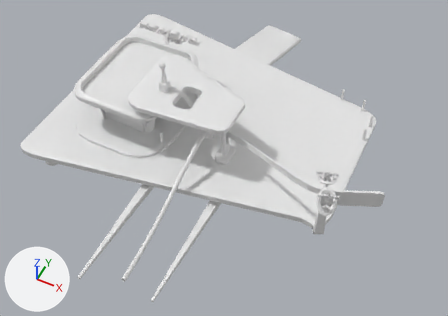
One commit to the FBX model Assets/Modelos/Gasolinera/Gasolinera.fbx: the scene before it, then after it.
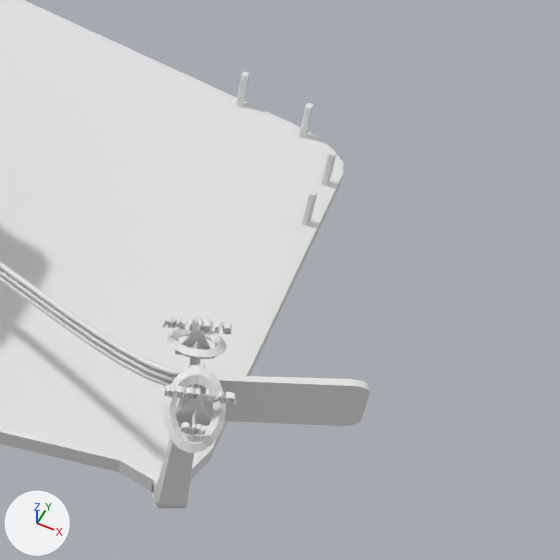
Old and new are each drawn whole from a camera (50 mm lens) standing at (63.5, -87.7, 98.1) and looking at (22.4, -5.4, -4.8) and again close up on the part from 58% to 100% of the width and 21% to 80% of the height. Lighting does not change. The marker at lower left points along +X, +Y and +Z. The first two pictures are the older version. Materials are left out; every surface is plain grey. Where no turn or scale is listed for an object, it has been applied to the vertices. Vertices at exactly the same position are counted once.

In view in the first close-up: 'BézierCurve', 'Cube', 'Cube.003', 'Plane', 'Text', 'Text.001' and 1 more.
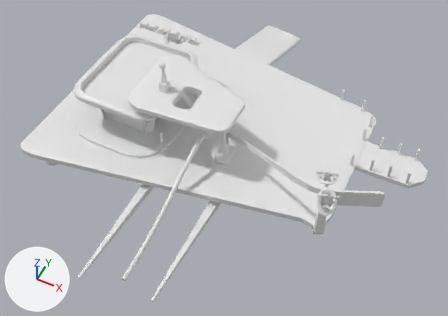
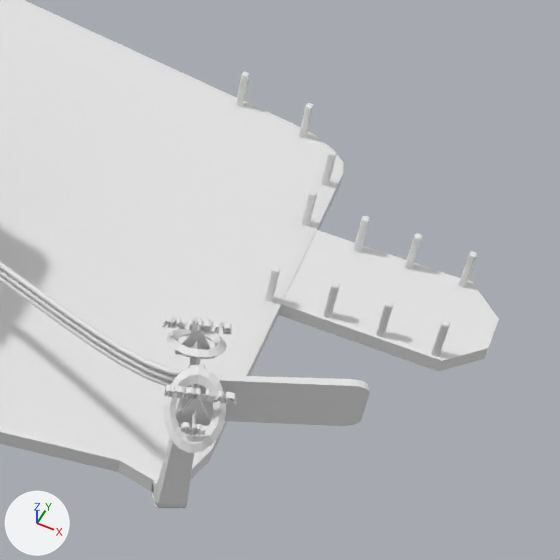
Pixel boxes [x1, y1, x2, y2] of what changed, in the close-ups (560 x 560 px):
'Plane', reshaped
    before: [0, 0, 343, 508]
    after: [0, 0, 499, 508]
'Cube.003', reshaped
    before: [236, 72, 337, 226]
    after: [236, 72, 477, 357]
part 1 of me_plane, built on
    before: [209, 175, 343, 461]
    after: [209, 175, 499, 461]
part 2 of me_cube_004, added
    after: [265, 266, 280, 302]
part 3 of me_cube_004, added
    after: [323, 282, 340, 318]
part 4 of me_cube_004, added
    after: [353, 216, 370, 252]
part 5 of me_cube_004, added
    after: [405, 233, 422, 269]
part 6 of me_cube_004, added
    after: [376, 300, 394, 337]
part 7 of me_cube_004, added
    after: [431, 320, 450, 357]
part 8 of me_cube_004, added
    after: [459, 251, 477, 287]

Diff of the bpy script that builds the scene:
```diff
--- a/Assets/Modelos/Gasolinera/Gasolinera.fbx.py
+++ b/Assets/Modelos/Gasolinera/Gasolinera.fbx.py
@@ me_plane @@
 # used by ob_plane; location = (0.0, 0.0, 0.0)
-me_plane.from_pydata(...)  # 254 vertices, 233 faces; spans x -20.6..49.4, y -23.7..49.0, z -9.8..9.9
+me_plane.from_pydata(...)  # 266 vertices, 243 faces; spans x -20.6..63.8, y -23.7..49.0, z -9.8..9.9
+# me_plane part 1
+# 1 face is deleted
+# 6 vertices are added at (49.2, 5.1, -5.8), (49.2, 13.4, -5.8), (61.1, 13.4, -5.8), (63.8, 10.7, -5.8), (63.8, 7.7, -5.8), (61.1, 5.1, -5.8)
+# 6 new vertices lie (0.0, 0.0, 1.2) away from vertices in x 49.2..63.8, y 5.1..13.4, z -5.8
+# 11 new faces join them
@@ me_cube_004 @@
 # used by ob_cube_003; location = (0.0, 0.0, 0.0)
-me_cube_004.from_pydata(...)  # 4340 vertices, 4129 faces; spans x -14.6..48.6, y -43.6..24.1, z -9.1..16.3
+me_cube_004.from_pydata(...)  # 4690 vertices, 4423 faces; spans x -14.6..60.8, y -43.6..24.1, z -9.1..16.3
+# me_cube_004 part 2: a new loose piece of 50 vertices spanning x 48.0..48.6, y 4.8..5.3, z -5.1..-1.2
+# me_cube_004 part 3: a new loose piece of 50 vertices spanning x 52.3..52.9, y 5.3..5.9, z -5.2..-1.3
+# me_cube_004 part 4: a new loose piece of 50 vertices spanning x 52.3..52.9, y 12.6..13.1, z -5.2..-1.3
+# me_cube_004 part 5: a new loose piece of 50 vertices spanning x 56.2..56.8, y 12.6..13.1, z -5.2..-1.3
+# me_cube_004 part 6: a new loose piece of 50 vertices spanning x 56.2..56.8, y 5.3..5.8, z -5.2..-1.3
+# me_cube_004 part 7: a new loose piece of 50 vertices spanning x 60.3..60.8, y 5.3..5.8, z -5.2..-1.3
+# me_cube_004 part 8: a new loose piece of 50 vertices spanning x 60.3..60.8, y 12.6..13.2, z -5.2..-1.3
```
